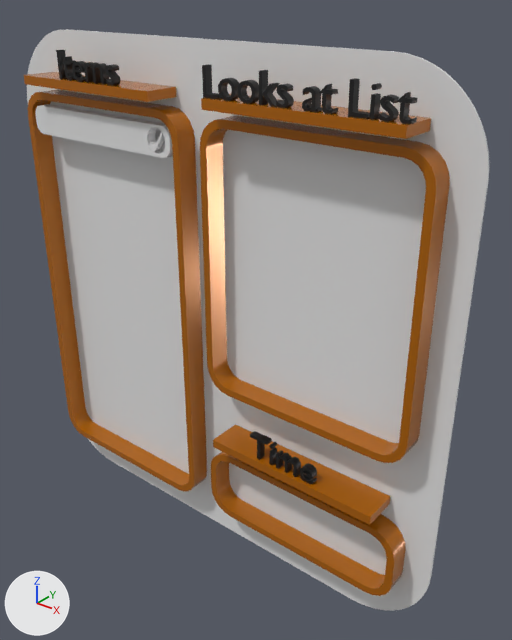
The Blender file blender/UI_Design.blend, before and after one commit.
Camera for both pictures: a 50 mm camera at (1.18, -1.202, 0.841) aimed at (0.115, 0.129, 0.016). Lighting does not change. The marker at lower left points along +X, +Y and +Z.
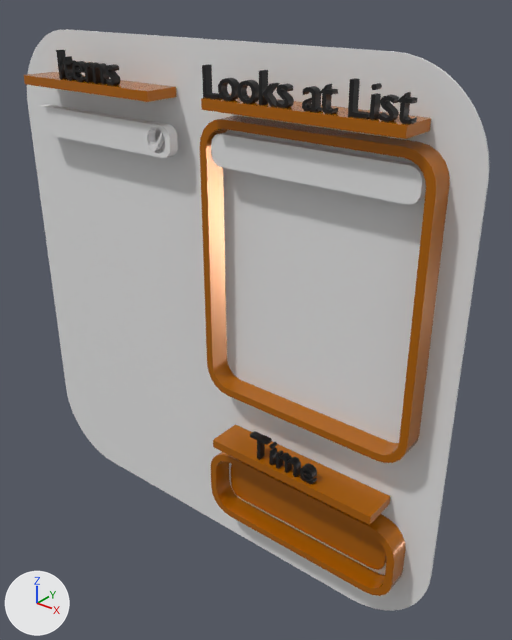
Pixel boxes (x1, y1, x2, y2) of what changed, in the pictures (512 x 640 px):
'Plane.001', hidden
    before: (28, 90, 207, 491)
'Cube.003', added
    after: (211, 133, 426, 204)
'Plane.006', added
    after: (231, 464, 387, 570)

What changed in the scene script:
```text
Add me_cube:
    me_cube.from_pydata(...)  # 40 vertices, 22 faces; spans x -0.597..-0.063, y 0.024..0.045, z 0.44..0.515
Add me_plane_009:
    me_plane_009.from_pydata(...)  # 72 vertices, 50 faces; spans x -0.889..0.057, y 0.058..0.296, z 0.063..0.1
    me_plane_009.polygons.foreach_set('use_smooth', [True] * 50)
    me_plane_009.materials.append(mat_material_001)  # orange #b86800
Change ob_plane_001:
    add ob_plane_001.hide_set(True)
Add ob_cube_003:
    ob_cube_003 = bpy.data.objects.new('Cube.003', me_cube)
    ob_cube_003.location = (0.664, 0.0, 0.003)
Add ob_plane_006:
    ob_plane_006 = bpy.data.objects.new('Plane.006', me_plane_009)
    ob_plane_006.location = (0.559, 0.11, -0.567)
    ob_plane_006.rotation_euler = (1.571, 0.0, 0.0)  # degrees (90, 0, 0)
    ob_plane_006.scale = (0.541, 0.541, 0.541)
```
